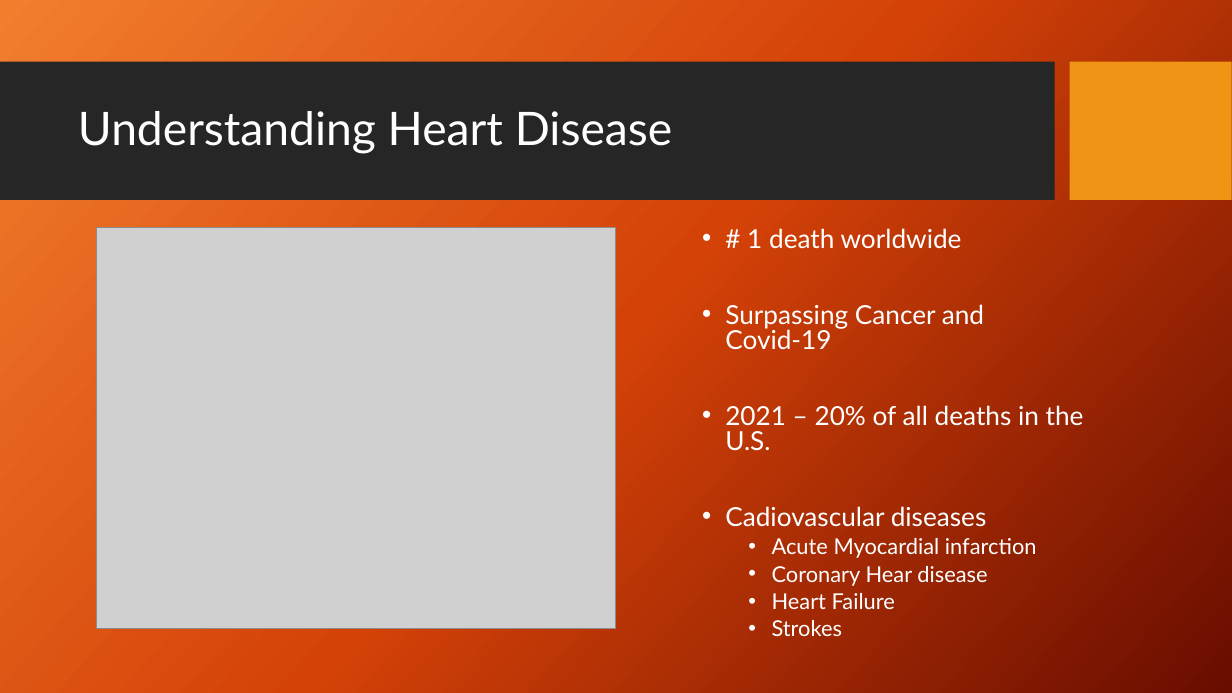
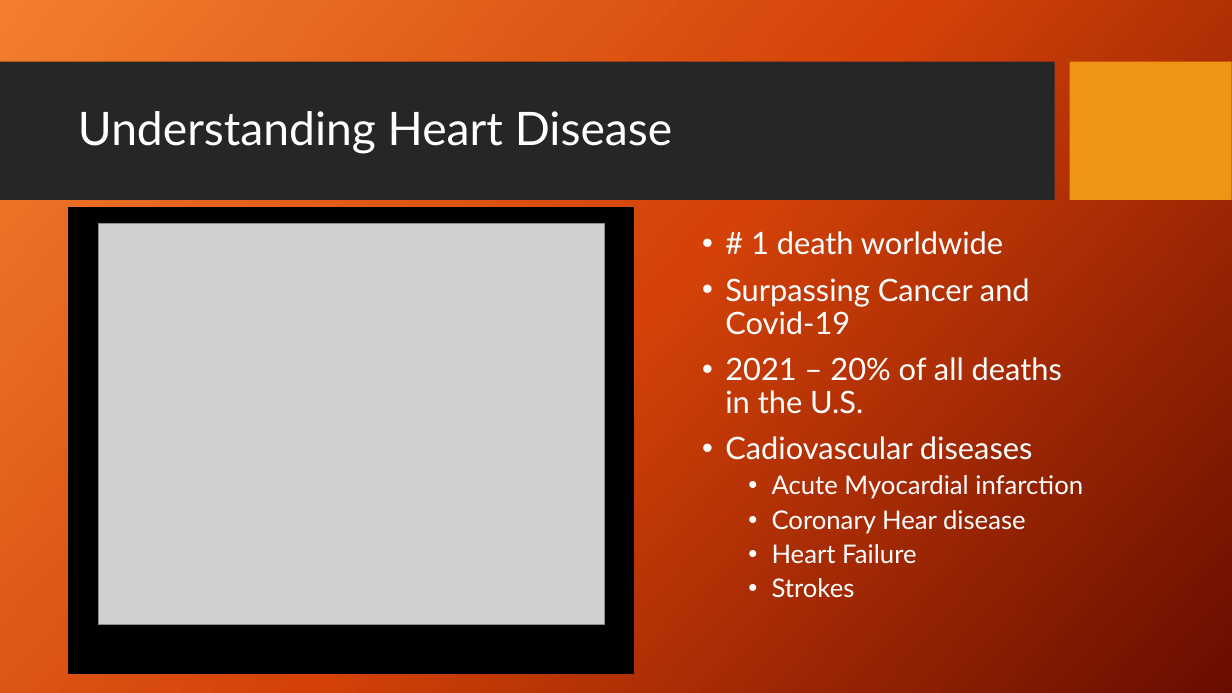
Before and after one commit to Aaron-m-ram/end-to-end-statistical-analysis, a slide deck: slide 2 of Final PP V1.pptx. Drawn at 1232x693 pixels with LibreOffice and Linux fonts; fonts in the diff are those of the drawing; grey boxes stand for pictures; background and template pictures are left out. Boxes give left, top, right and bottom in pixels: in the first picture for what was removed or moved away, otherwise in the second. Text is boxed around its words. In the diff, an @@ line names an element or a change of style, - is before the commit and + after.

```diff
--- a/Final PP V1.pptx
+++ b/Final PP V1.pptx
@@ rectangle added at <box>68,208,633,652</box>, fill #000000, outline #000000 1 pt @@
@@ rectangle added at <box>68,212,633,675</box>, fill #000000, outline #000000 1 pt @@
@@ picture: place and size @@
-picture at <box>97,227,616,628</box>
+picture at <box>98,224,604,625</box>
@@ text "# 1 death worldwide" at <box>725,231,1083,598</box>: size 20.4 to 24 pt in "# 1 death worldwide", "Surpassing Cancer and Covid-19", "2021 – 20% of all deaths in ...", "Cadiovascular diseases"; size 17 to 20 pt in "Acute Myocardial infarction", "Coronary Hear disease", "Heart Failure", "Strokes"; line spacing 0.8 to 0.9 @@
```
Also in this commit, not shown: 4 other slides changed.
